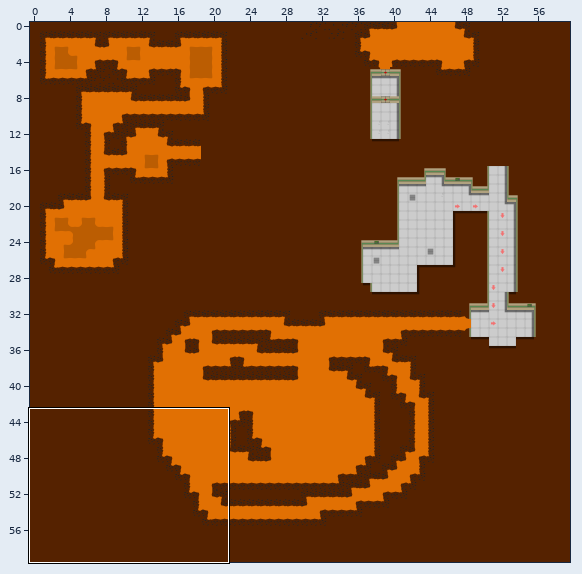
Tiled map, stored at core/assets/world/world02.tmx. Above, an overview of the earlier version with the close-up marked.
Close-up. As it was:
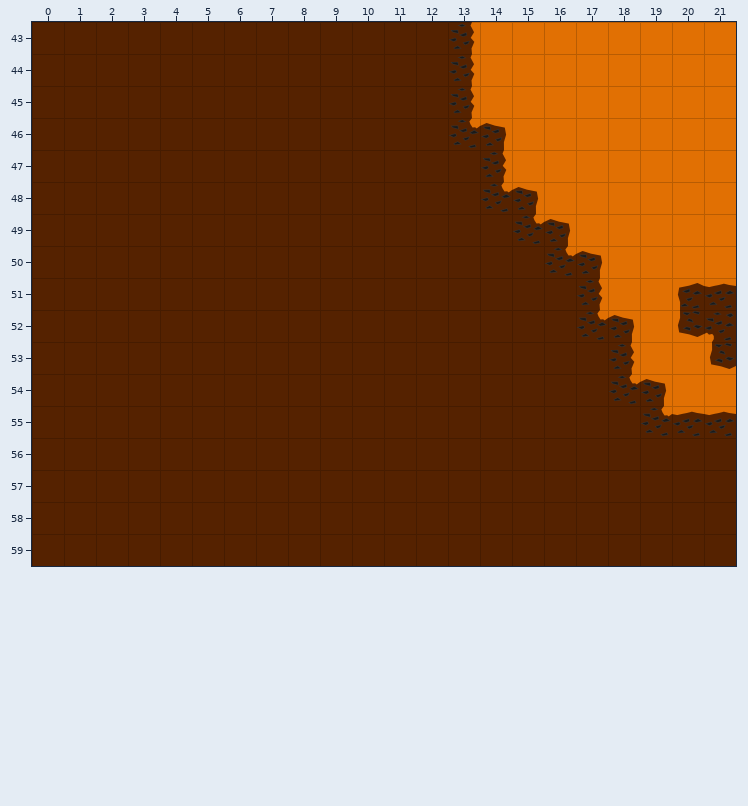
Cells are 64x64 px. Shown: x 0..21, y 43..59. The commit also changed other parts of the map, which this record leaves out.
After:
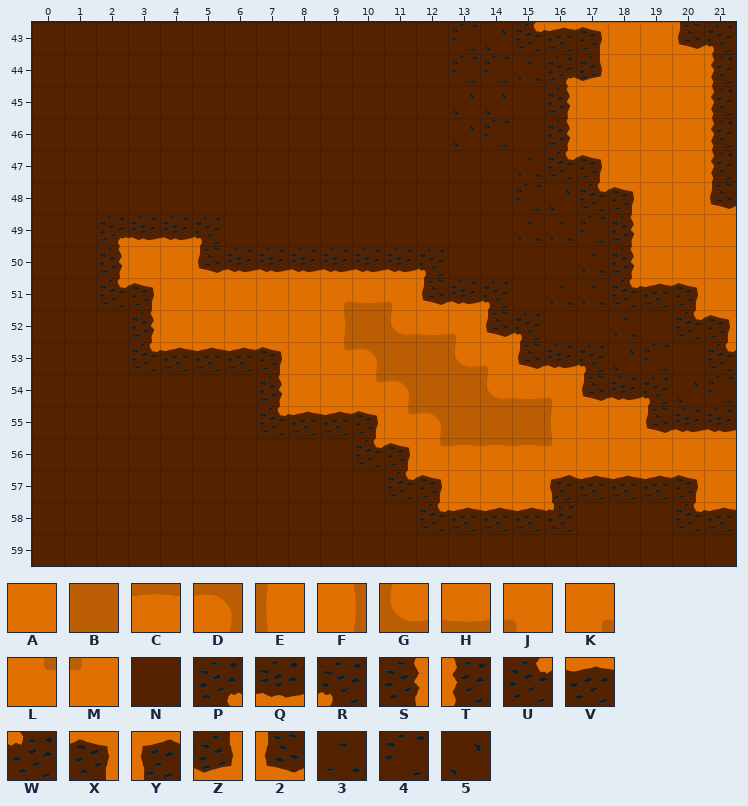
Key: from "world": A 0, B 1, C 3, D 4, E 5, F 6, G 7, H 8, J 10, K 11, L 12, M 13, N 14, P 15, Q 16, R 17, S 18, T 19, U 20, V 21, W 22, X 23, Y 24, Z 25, 2 26, 3 27, 4 28, 5 29.
_ is an empty cell, . an unchanged one.
Difference:
--- layer "world"
@@ x 2..21 @@
-43 ...........SAAAA..AA
-44 ...........SAAAA...A
-45 ...........SAAA....A
-46 ...........UXAA....A
-47 ............SAAA...A
-48 ............UXAAA..A
-49 NNNN.........UXAA...
-50 NNNNNNNNNNN...UXA...
-51 NNNNNNNNNNNNN.NSAAYV
-52 .NNNNNNNNNNNNN.UXA2R
-53 .NNNNNNNNNNNNNNNSAA2
-54 .....NNNNNNNNNNNUXAA
-55 .....NNNNNNNNNNNNUVV
-56 ........NNNNNNNNNNNN
-57 .........NNNNNNNNNNN
-58 ..........NNNNN...NN
+43 ...........45UVX..2R
+44 ...........443PZ...T
+45 ...........55NS....T
+46 ...........54NS....T
+47 ............N3UX...T
+48 ............N45UX..2
+49 PQQR.........334S...
+50 SAA2QQQQQQR...N3S...
+51 UXAAAAAKHJ2QR.33UVXA
+52 .SAAAAAFBGHJ2R.N3NUX
+53 .UVVVXALDBBGJ2QR54NU
+54 .....SAALDBBGHJ2QR54
+55 .....UVVXLDBBBEAA2QQ
+56 ........UXLCCCMAAAAA
+57 .........UXAAAYVVVXA
+58 ..........UVVVW...UV
Changed places in both close-ups, as pixel boxes (x1, y1, x2, y2):
changed: (97, 22, 736, 533)
